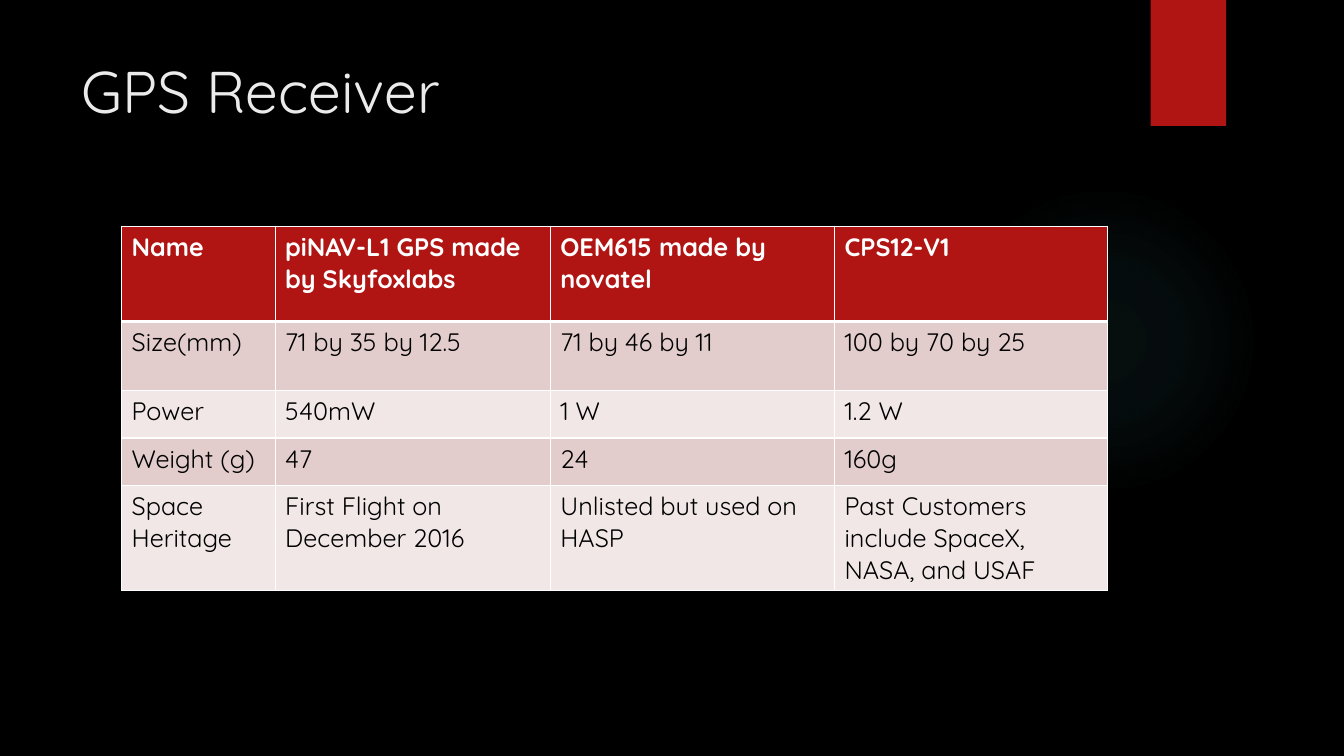
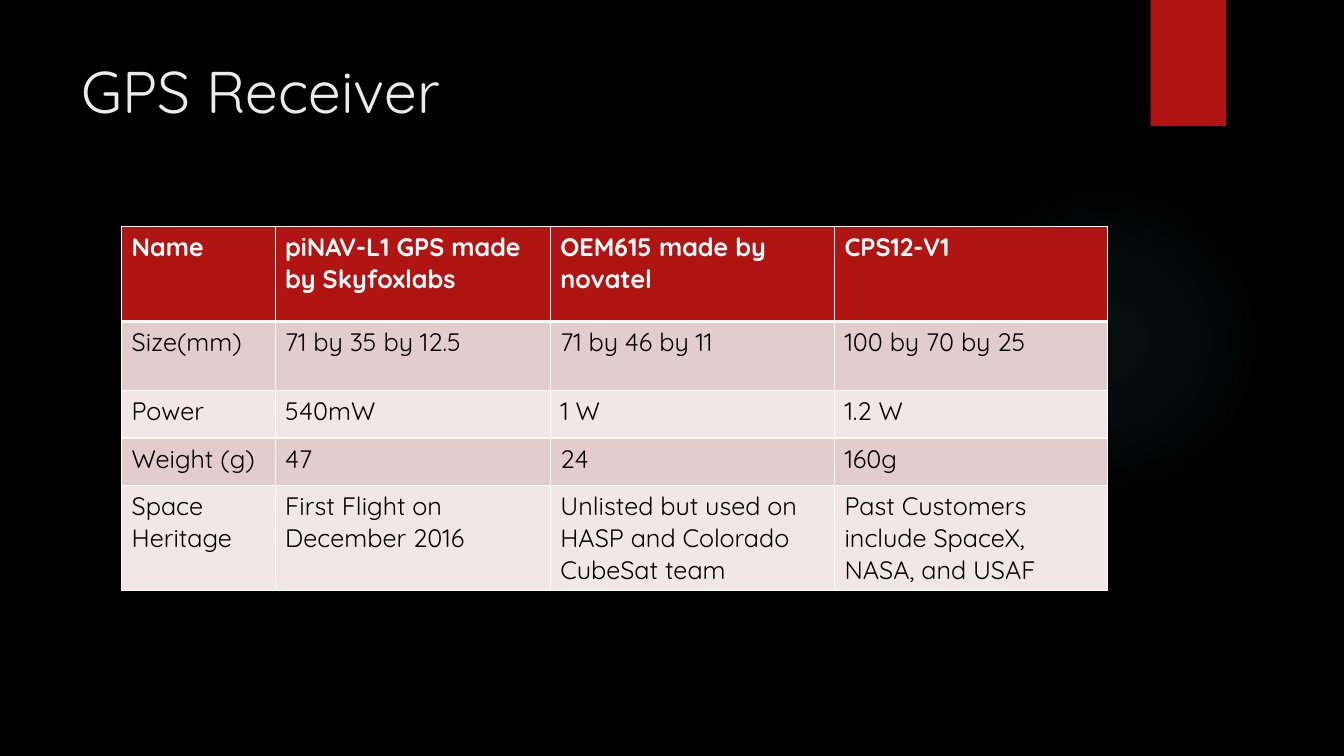
Before and after one commit to HASP-UMN/CubeSat, a slide deck: slide 4 of Documents/CubeSat_Sub-Systems/Atittude Control/GPS PDR slides.pptx. Drawn at 1344x756 pixels with LibreOffice and Linux fonts; fonts in the diff are those of the drawing; background and template pictures are left out. Boxes give left, top, right and bottom in pixels: in the first picture for what was removed or moved away, otherwise in the second. Text is boxed around its words. In the diff, an @@ line names an element or a change of style, - is before the commit and + after.

Commit message:
Edited GPS Slides

```diff
--- a/Documents/CubeSat_Sub-Systems/Atittude Control/GPS PDR slides.pptx
+++ b/Documents/CubeSat_Sub-Systems/Atittude Control/GPS PDR slides.pptx
@@ table at <box>122,226,1108,586</box> @@
-row 5, column 3: Unlisted but used on HASP
+row 5, column 3: Unlisted but used on HASP and Colorado CubeSat team
```
